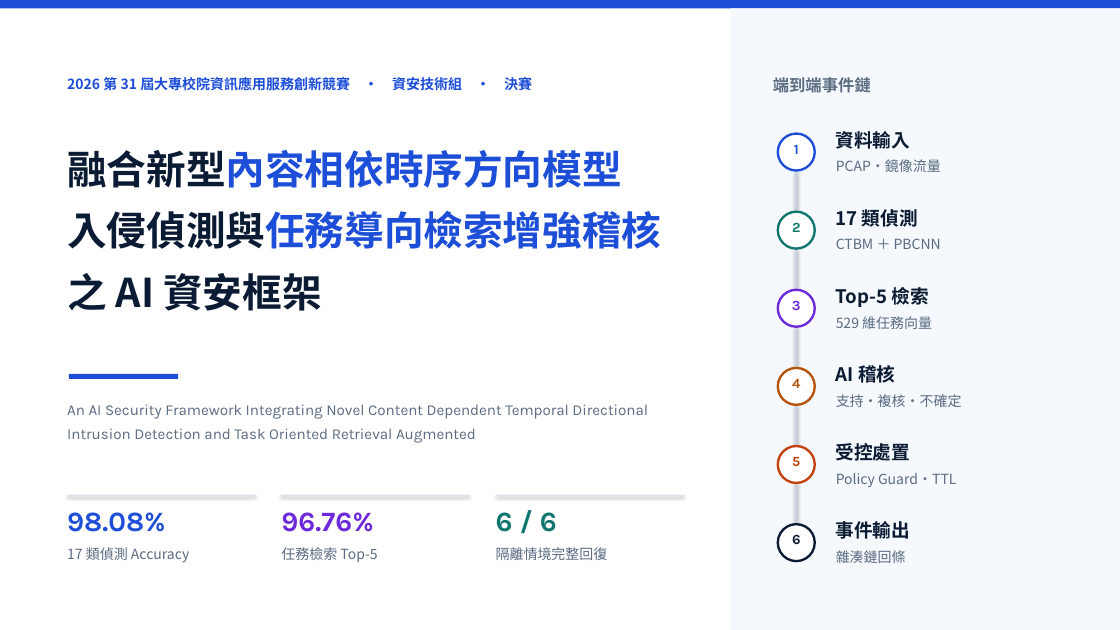
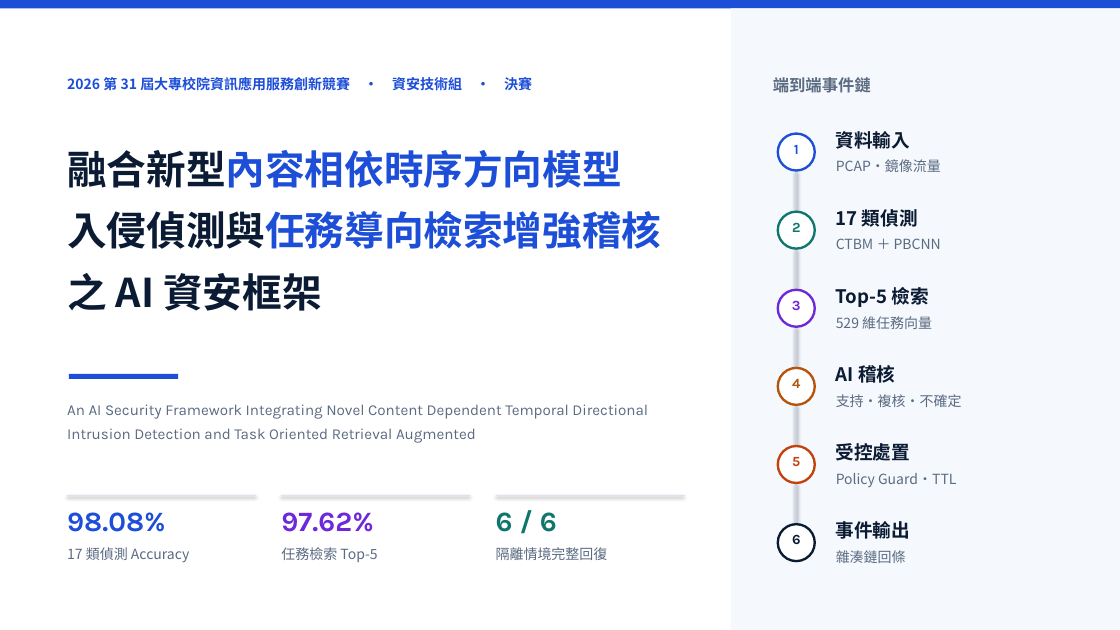
Before and after one commit to Lily09-project/innoserve-competition, a slide deck: slide 1 of deliverables/決賽簡報_AI資安框架.pptx. Drawn at 1120x630 pixels with LibreOffice and Linux fonts; fonts in the diff are those of the drawing. Boxes give left, top, right and bottom in pixels: in the first picture for what was removed or moved away, otherwise in the second. Text is boxed around its words. In the diff, an @@ line names an element or a change of style, - is before the commit and + after.

```diff
--- a/deliverables/決賽簡報_AI資安框架.pptx
+++ b/deliverables/決賽簡報_AI資安框架.pptx
@@ text at (x1=281, y1=512, x2=373, y2=532): text changed @@
-96.76%
+97.62%
```
Also in this commit, not shown: 5 other slides changed, 29 other files.
